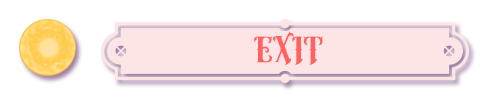
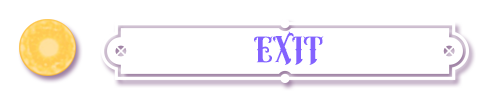
Two versions of the same layered image (484 × 106). Layer-by-layer changes:
renamed "PLAY" to "EXIT", painted on it over (254, 31, 324, 65)
